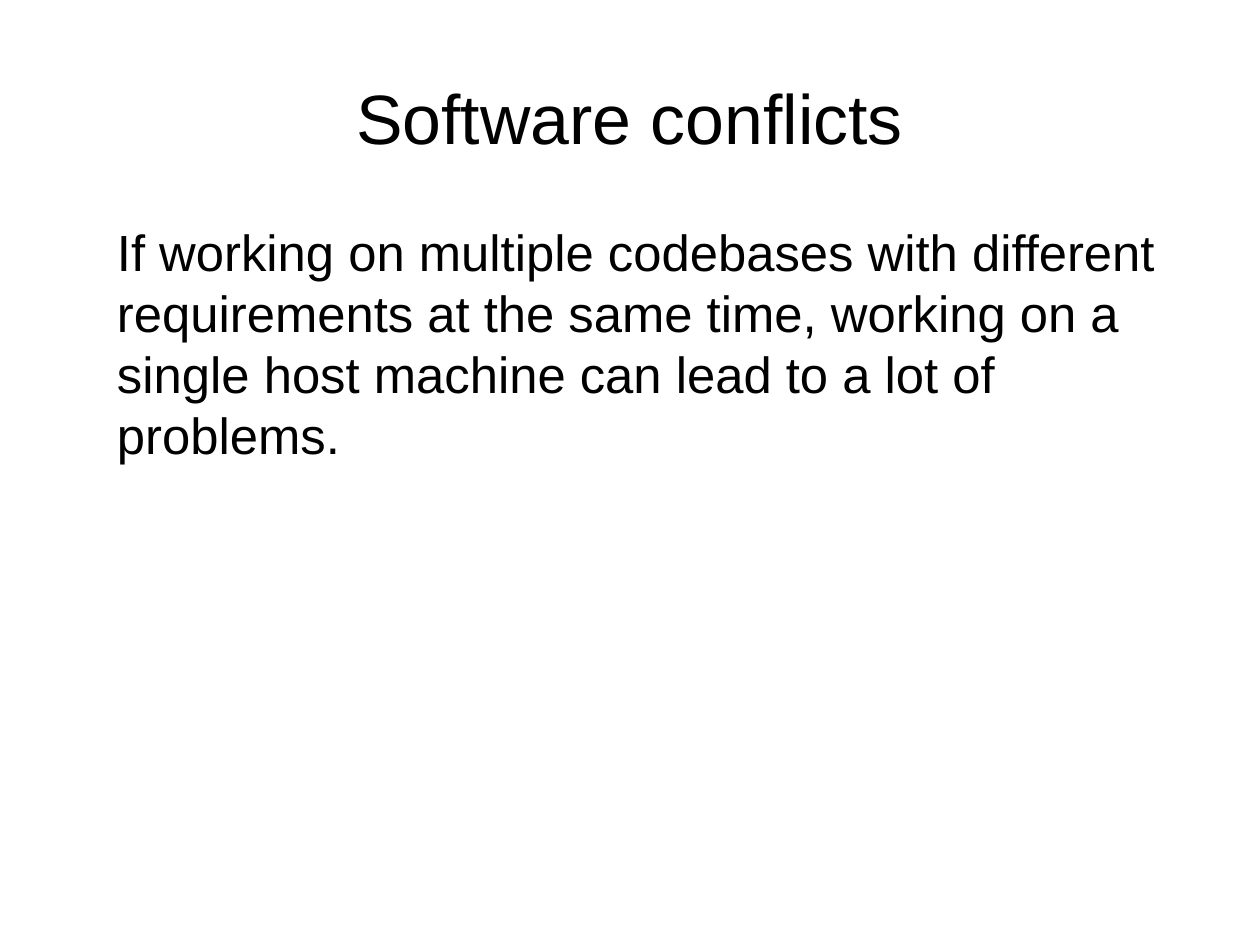
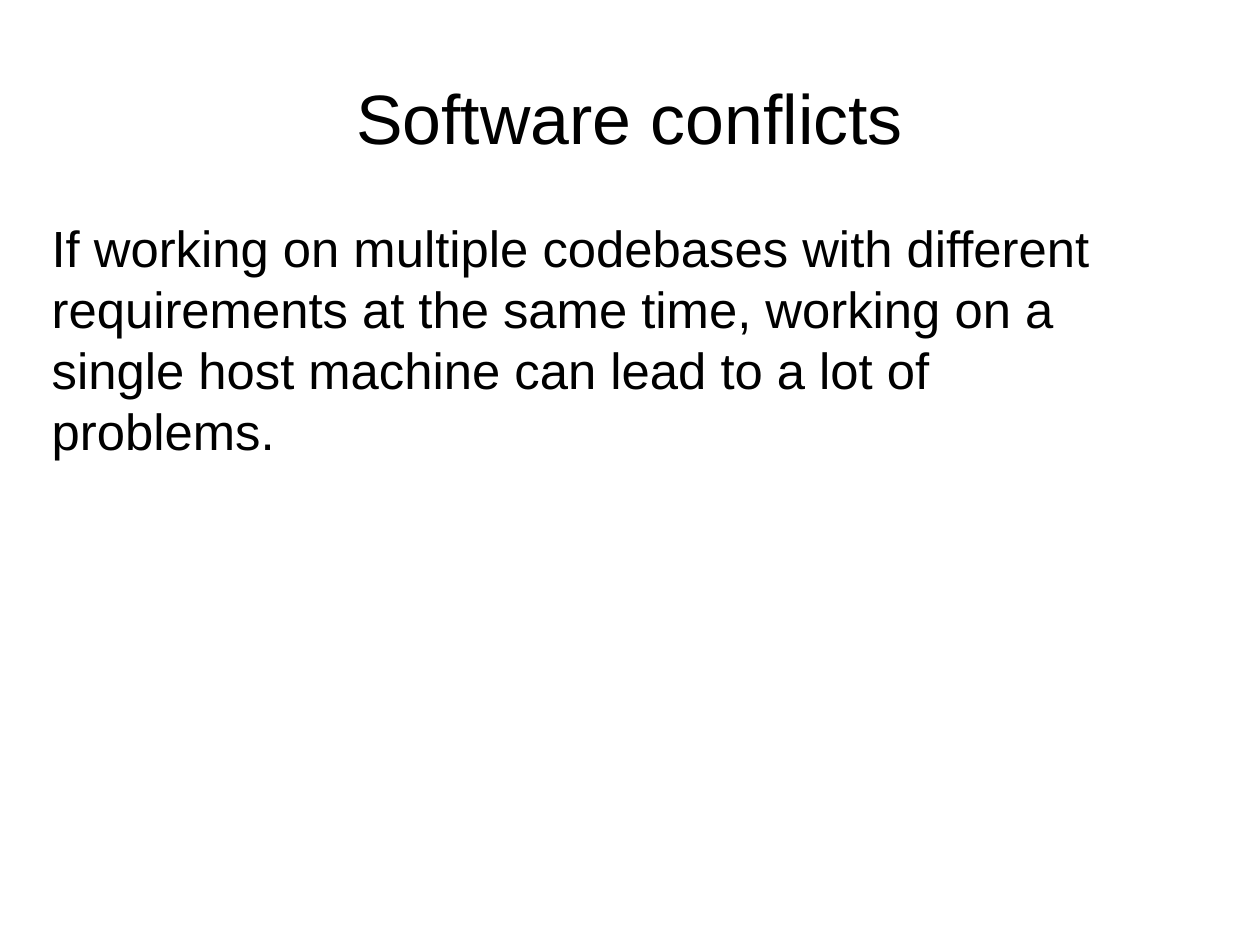
Before and after one commit to mihirk/presentation, a slide deck: slide 6 of kidding_me.odp. Drawn at 1260x945 pixels with LibreOffice and Linux fonts; fonts in the diff are those of the drawing. Boxes give left, top, right and bottom in pixels: in the first picture for what was removed or moved away, otherwise in the second. Text is boxed around its words. In the diff, an @@ line names an element or a change of style, - is before the commit and + after.

```diff
--- a/kidding_me.odp
+++ b/kidding_me.odp
@@ text "If working on multiple codebases ...": place and size @@
-text "If working on multiple codebases ..." at [117,234,1155,465]
+text "If working on multiple codebases ..." at [52,230,1090,461]
```
Also in this commit, not shown: 1 other slide changed, 2 slides added, 1 other file.
